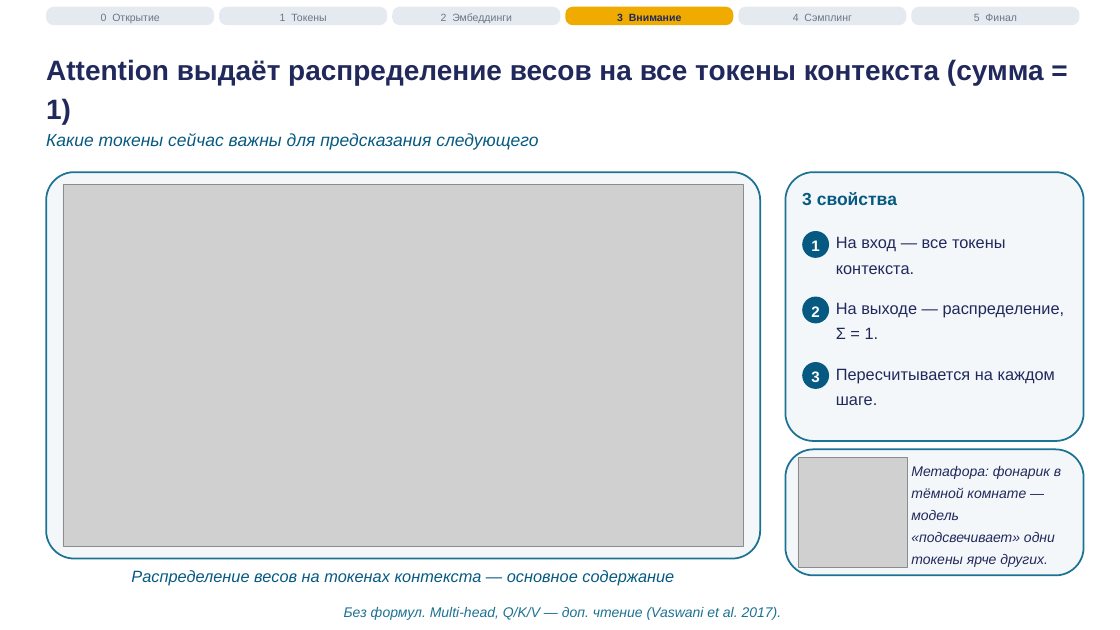
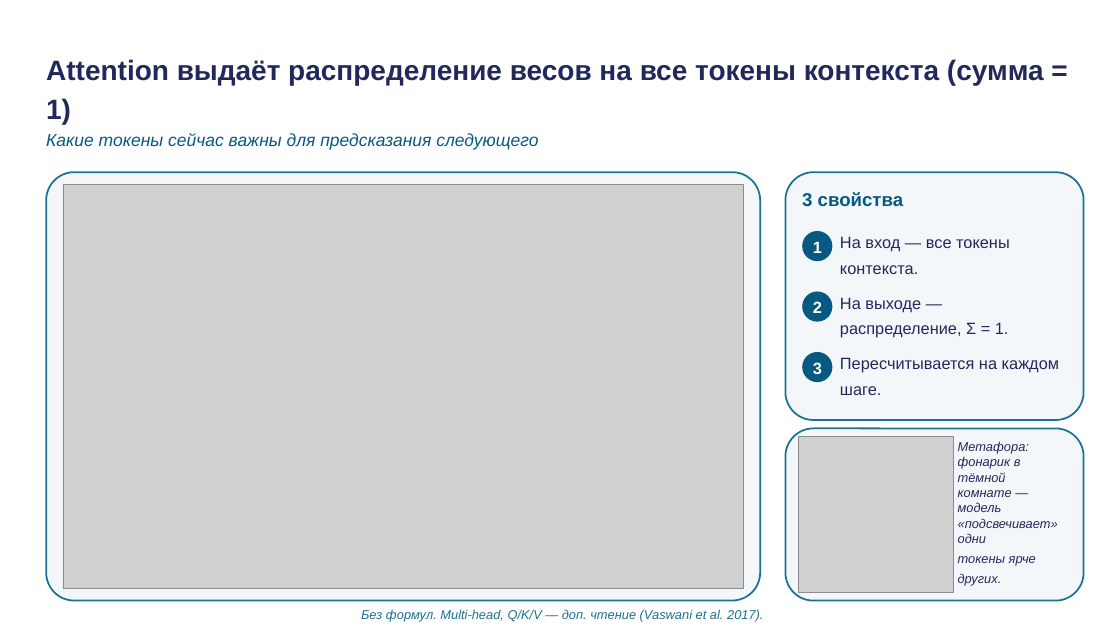
Before and after one commit to tellina-study/AI-usage-lessons, a slide deck: slide 16 of library/lectures/lec-02/rendered/lec-02.pptx (slide 14 before the commit). Drawn at 1120x630 pixels with LibreOffice and Linux fonts; fonts in the diff are those of the drawing; grey boxes stand for pictures. Boxes give left, top, right and bottom in pixels: in the first picture for what was removed or moved away, otherwise in the second. Text is boxed around its words. In the diff, an @@ line names an element or a change of style, - is before the commit and + after.

```diff
--- a/library/lectures/lec-02/rendered/lec-02.pptx
+++ b/library/lectures/lec-02/rendered/lec-02.pptx
@@ rounded rectangle removed at [46, 7, 214, 25] @@
@@ text removed at [101, 14, 159, 23] @@
-0 Открытие
@@ rounded rectangle removed at [219, 7, 387, 25] @@
@@ text removed at [280, 14, 326, 21] @@
-1 Токены
@@ rounded rectangle removed at [392, 7, 560, 25] @@
@@ text removed at [441, 13, 512, 23] @@
-2 Эмбеддинги
@@ rounded rectangle removed at [565, 7, 734, 25] @@
@@ text removed at [617, 13, 682, 21] @@
-3 Внимание
@@ rounded rectangle removed at [739, 7, 907, 25] @@
@@ text removed at [793, 14, 852, 21] @@
-4 Сэмплинг
@@ rounded rectangle removed at [912, 7, 1080, 25] @@
@@ text removed at [974, 14, 1017, 21] @@
-5 Финал
@@ proportions changed in 3 elements at [786, 429, 1084, 601], [786, 172, 1084, 420], [46, 172, 760, 601] @@
@@ rounded rectangle: place and size @@
-rounded rectangle at [46, 172, 760, 559]
+rounded rectangle at [46, 172, 760, 601]
@@ rounded rectangle: place and size @@
-rounded rectangle at [786, 172, 1084, 441]
+rounded rectangle at [786, 172, 1084, 420]
@@ picture: place and size @@
-picture at [63, 185, 744, 546]
+picture at [63, 185, 744, 588]
@@ text "3 свойства" at [802, 192, 903, 207]: size 15 to 16 pt @@
@@ rounded rectangle: place and size @@
-rounded rectangle at [802, 231, 829, 258]
+rounded rectangle at [802, 231, 833, 261]
@@ text "На вход — все токены ...": place and size @@
-text "На вход — все токены ..." at [836, 236, 1006, 274]
+text "На вход — все токены ..." at [840, 236, 1010, 274]
@@ rounded rectangle: place and size @@
-rounded rectangle at [802, 297, 829, 323]
+rounded rectangle at [802, 292, 833, 322]
@@ text "На выходе — распределение, Σ ..." rewrapped from [836, 302, 1065, 339] to [840, 297, 1009, 338] @@
@@ size 13 to 14 pt in 3 elements at [813, 241, 822, 253], [813, 301, 822, 313], [813, 362, 822, 374] @@
@@ text "3": place and size @@
-text "3" at [811, 371, 819, 382]
+text "3" at [813, 362, 822, 374]
@@ rounded rectangle: place and size @@
-rounded rectangle at [802, 362, 829, 389]
+rounded rectangle at [802, 352, 833, 382]
@@ text "Пересчитывается на каждом шаге.": place and size @@
-text "Пересчитывается на каждом шаге." at [836, 368, 1055, 405]
+text "Пересчитывается на каждом шаге." at [840, 357, 1059, 395]
@@ rounded rectangle: place and size @@
-rounded rectangle at [786, 450, 1084, 576]
+rounded rectangle at [786, 429, 1084, 601]
@@ picture: place and size @@
-picture at [798, 458, 907, 567]
+picture at [798, 437, 954, 592]
@@ text "Метафора: фонарик в тёмной комнате ..." at [958, 441, 1058, 586]: size 12 to 11 pt @@
@@ text "Метафора: фонарик в тёмной комнате ...": place and size @@
-text "Метафора: фонарик в тёмной комнате ..." at [911, 466, 1061, 567]
+text "Метафора: фонарик в тёмной комнате ..." at [958, 441, 1058, 586]
@@ text removed at [131, 570, 674, 585] @@
-Распределение весов на токенах контекста — основное содержание
@@ text "Без формул. Multi-head, Q/K/V — ..." at [361, 609, 763, 622]: size 12 to 11 pt @@
```
Also in this commit, not shown: 25 other slides changed, 4 slides added, 8 other files.
